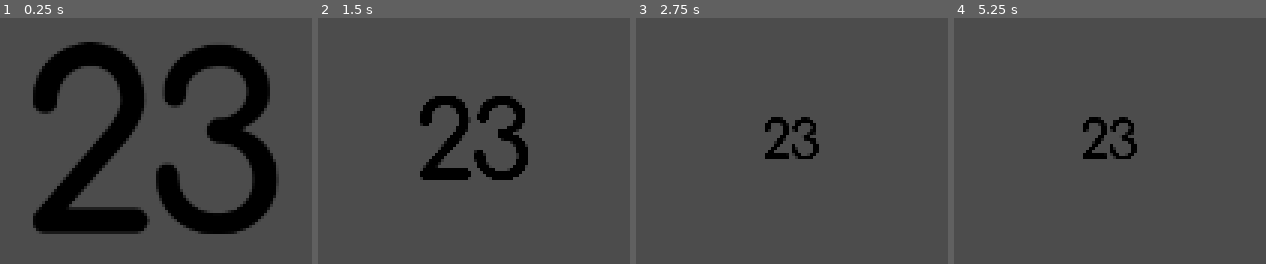
Above: before the commit, frames 1-4 (left to right).
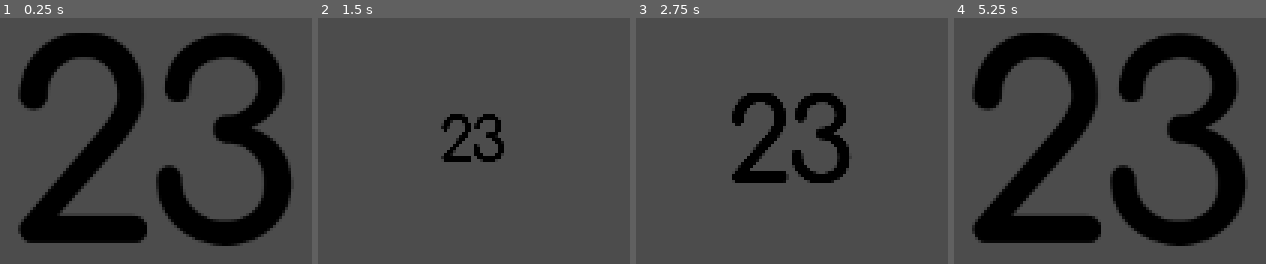
Above: after the commit, the same moments.

Repository: takecare/popthelock
Game: Godot game, scene res://scenes/playground/score_anim.tscn
The game is run twice, just before and just after one commit, with the same random seed, the same clock (stepped at 60 frames per second) and the same inputs. This scene is started directly instead of the project's main scene.
Inputs (mouse positions are in pixels of both pictures, inside the frame that each line leads up to):
- Up to frame 1 (0.25 s): no input
- Up to frame 2 (1.5 s): tap Enter at 0.5 s; move the mouse to (outside the picture) at 0.52 s; tap G at 0.6 s; tap H at 0.8, 1.35 s; move the mouse to (outside the picture) at 1.27 s
- Up to frame 3 (2.75 s): tap J at 1.55, 2.1 s; move the mouse to (outside the picture) at 2.02 s; tap G at 2.3 s
- Up to frame 4 (5.25 s): move the mouse to (outside the picture) at 2.77 s; click (outside the picture) at 2.85 s; tap H at 3.05, 4.35 s; move the mouse to (outside the picture) at 3.52 s; tap G at 3.6, 4.55 s; tap J at 3.8, 5.1 s; tap Space at 4.25 s; move the mouse to (outside the picture) at 4.27 s; tap Enter at 5 s; move the mouse to (outside the picture) at 5.02 s

The runs differ from the first frame. In frame 1, 19% of the frame differs, in the area x 5-94%, y 6-93%; in frame 2, 5.7%; in frame 3, 6.6%; in frame 4, 32%.

Commit message:
center hbox pivot offset on every sort children notification

Diff:
--- a/scenes/playground/score_anim.tscn
+++ b/scenes/playground/score_anim.tscn
@@ -1,11 +1,40 @@
 [gd_scene load_steps=5 format=2]
 
-[ext_resource path="res://scripts/Score.gd" type="Script" id=1]
 [ext_resource path="res://sprites/2.png" type="Texture" id=2]
 [ext_resource path="res://sprites/3.png" type="Texture" id=3]
 
-[sub_resource type="Animation" id=1]
-resource_name = "Current"
+[sub_resource type="GDScript" id=1]
+script/source = "tool
+
+extends HBoxContainer
+
+func _ready():
+  for c in get_children():
+    var _result = c.connect(\"visibility_changed\", self, \"_on_child_visibility_changed\")
+  pass
+
+func _on_child_visibility_changed():
+  print(\"child vis changed\")
+
+func _notification(what):
+  if what == NOTIFICATION_SORT_CHILDREN:
+    print(\"> SORT!\")
+    set_pivot_offset(rect_size/2)
+
+func _unhandled_key_input(event: InputEventKey) -> void:
+  if event.echo || event.pressed: return
+  if event.scancode == KEY_G:
+    get_node(\"../../AnimationPlayer\").play(\"Current\")
+    get_tree().set_input_as_handled()
+  elif event.scancode == KEY_H:
+    get_node(\"../../AnimationPlayer\").play_backwards(\"Current\")
+    get_tree().set_input_as_handled()
+  elif event.scancode == KEY_J:
+    $TextureRect2.visible = !$TextureRect2.visible
+    get_tree().set_input_as_handled()
+"
+
+[sub_resource type="Animation" id=2]
 length = 2.0
 tracks/0/type = "value"
 tracks/0/path = NodePath("CenterContainer/HBoxContainer:rect_scale")
@@ -27,6 +56,9 @@
 margin_bottom = 128.0
 grow_horizontal = 2
 grow_vertical = 2
+__meta__ = {
+"_edit_use_anchors_": false
+}
 
 [node name="HBoxContainer" type="HBoxContainer" parent="CenterContainer"]
 margin_left = 103.0
@@ -34,13 +66,13 @@
 margin_right = 249.0
 margin_bottom = 121.0
 rect_pivot_offset = Vector2( 73, 57 )
+script = SubResource( 1 )
 
 [node name="TextureRect" type="TextureRect" parent="CenterContainer/HBoxContainer"]
 margin_right = 69.0
 margin_bottom = 114.0
 texture = ExtResource( 2 )
 stretch_mode = 4
-script = ExtResource( 1 )
 
 [node name="TextureRect2" type="TextureRect" parent="CenterContainer/HBoxContainer"]
 margin_left = 73.0
@@ -48,8 +80,14 @@
 margin_bottom = 114.0
 texture = ExtResource( 3 )
 stretch_mode = 4
-script = ExtResource( 1 )
+
+[node name="TextureRect3" type="TextureRect" parent="CenterContainer/HBoxContainer"]
+visible = false
+margin_left = 150.0
+margin_right = 223.0
+margin_bottom = 114.0
+texture = ExtResource( 3 )
+stretch_mode = 4
 
 [node name="AnimationPlayer" type="AnimationPlayer" parent="."]
-autoplay = "Current"
-anims/Current = SubResource( 1 )
+anims/Current = SubResource( 2 )
